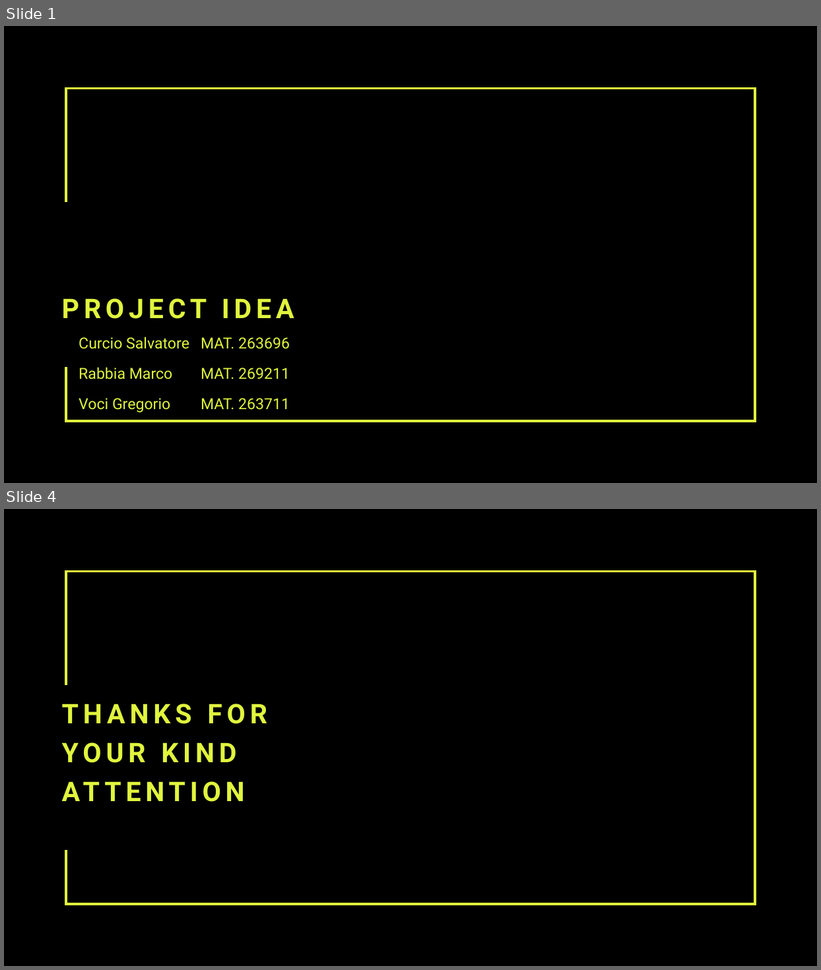
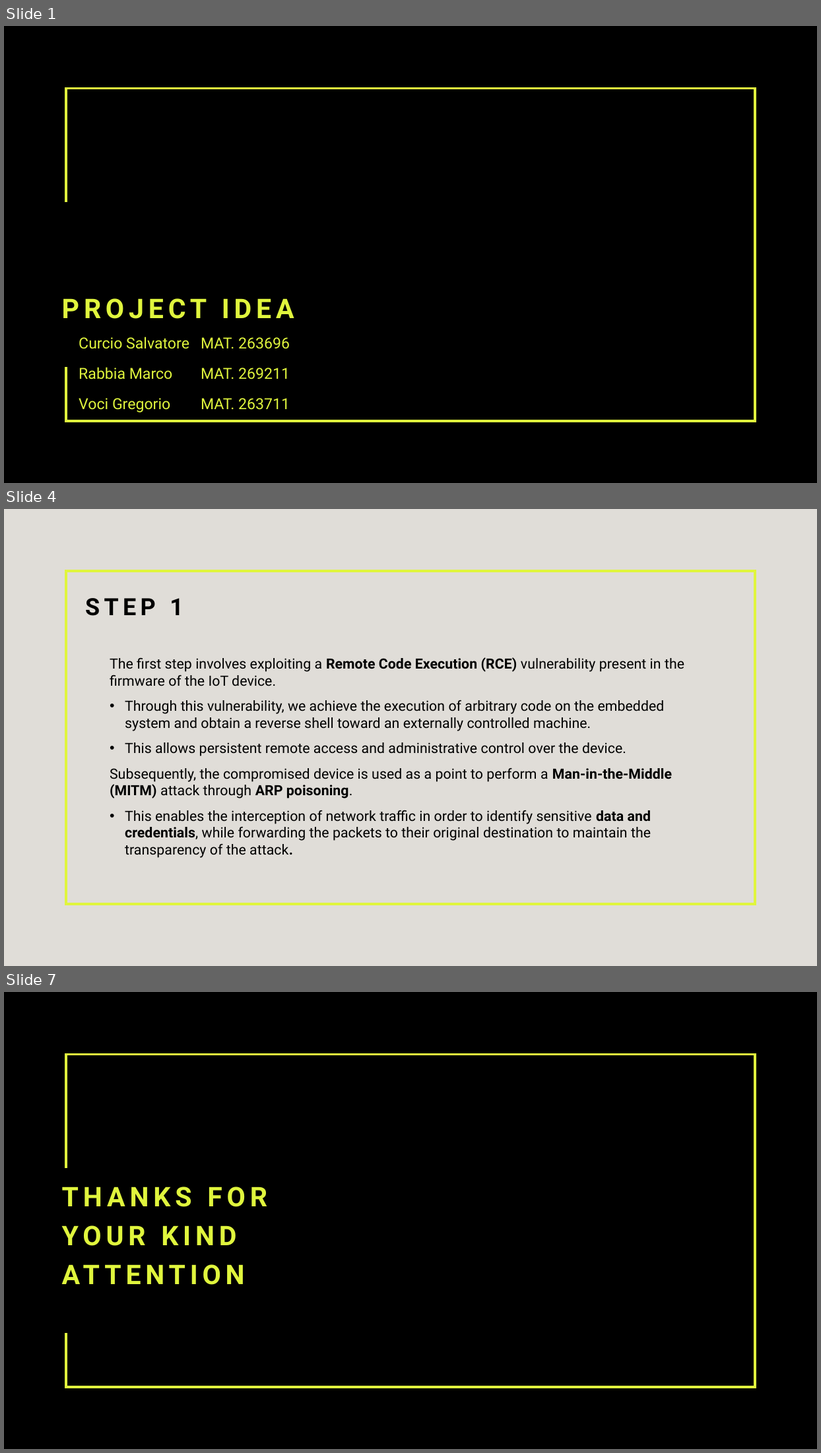
Before and after one commit to Gory-git/progetto_IoT, a slide deck: file/documents/CurcioRabbiaVociPresentation.pptx. Shown one above the other, each under a label of ours: slides 1 and 4 before the commit, slides 1, 4 and 7 after it; the slides between them are not shown. The pictures are 821x970 and 821x1453 pixels, drawn with LibreOffice and Linux fonts; fonts in the diff are those of the drawing; background and template pictures are left out; a plain dark background stands for a picture behind light text. Boxes give left, top, right and bottom in pixels: in the first picture for what was removed or moved away, otherwise in the second. Text is boxed around its words. In the diff, an @@ line names an element or a change of style, - is before the commit and + after.

```diff
--- a/file/documents/CurcioRabbiaVociPresentation.pptx
+++ b/file/documents/CurcioRabbiaVociPresentation.pptx
@@ slide 4 added at (4, 509, 817, 966), background #E0DDD8 @@
@@ rectangle added at (66, 571, 755, 904), outline #E0F53D 3 pt @@
@@ title added at (85, 598, 184, 616), 28 pt, text #000000, bold @@
+STEP 1
@@ text added at (110, 657, 684, 858), 16.6 pt, text #000000 @@
+The first step involves exploiting a Remote Code Execution (RCE) vulnerability present in the firmware of the IoT device.
+• Through this vulnerability, we achieve the execution of arbitrary code on the embedded system and obtain a reverse shell toward an externally controlled machine.
+• This allows persistent remote access and administrative control over the device.
+Subsequently, the compromised device is used as a point to perform a Man-in-the-Middle (MITM) attack through ARP poisoning.
+• This enables the interception of network traffic in order to identify sensitive data and credentials, while forwarding the packets to their original destination to maintain the transparency of the attack.
@@ what was slide 4 is now slide 7 @@
```
Also in this commit, not shown: 4 other slides added, 2 slides removed, 16 other files.
